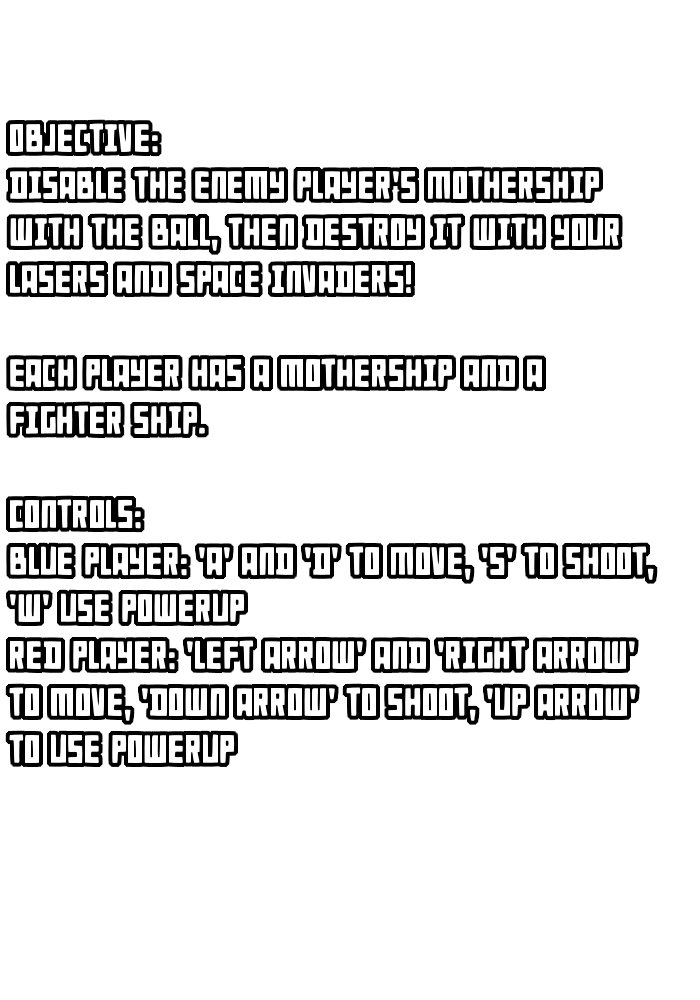
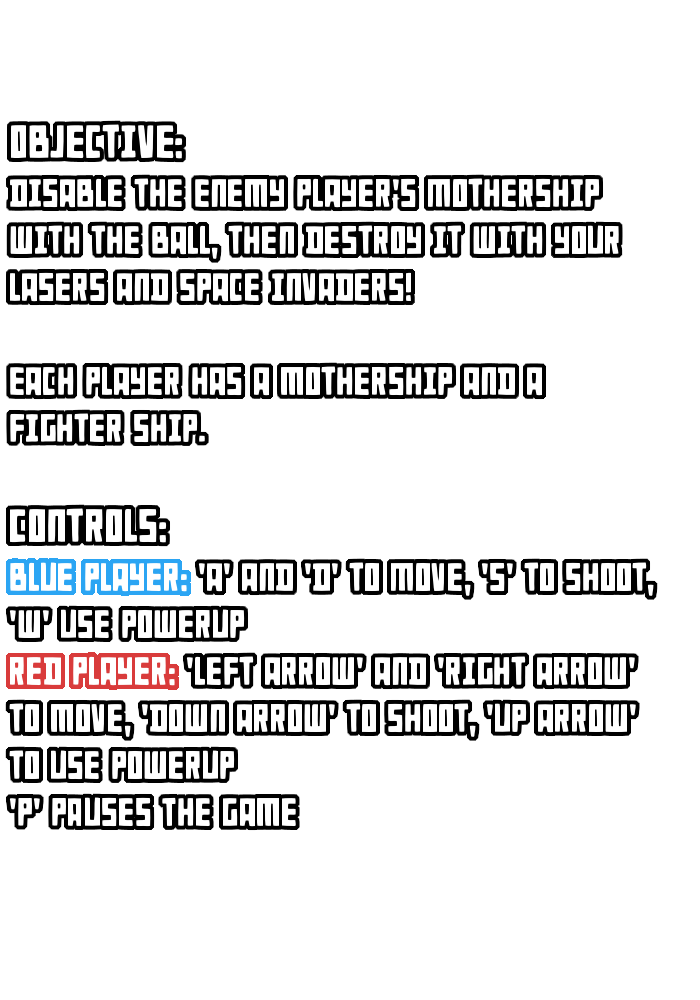
The second 700x1000 image is a revision of the first. Changes to its layers:
painted on "Objective: ..." over [9, 123, 654, 827]
renamed "outline" to "Layer", painted on it over [5, 119, 658, 831]
